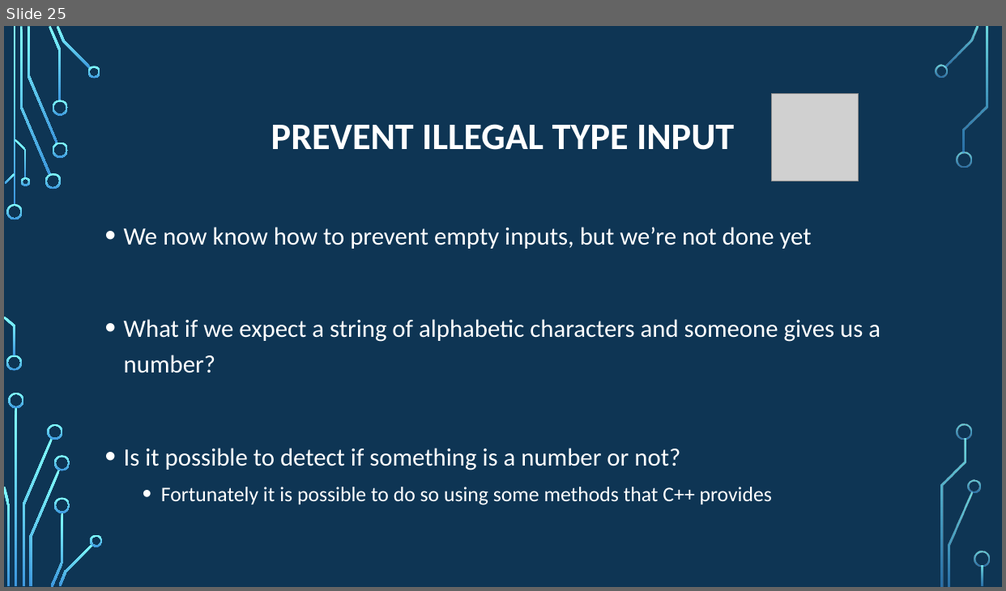
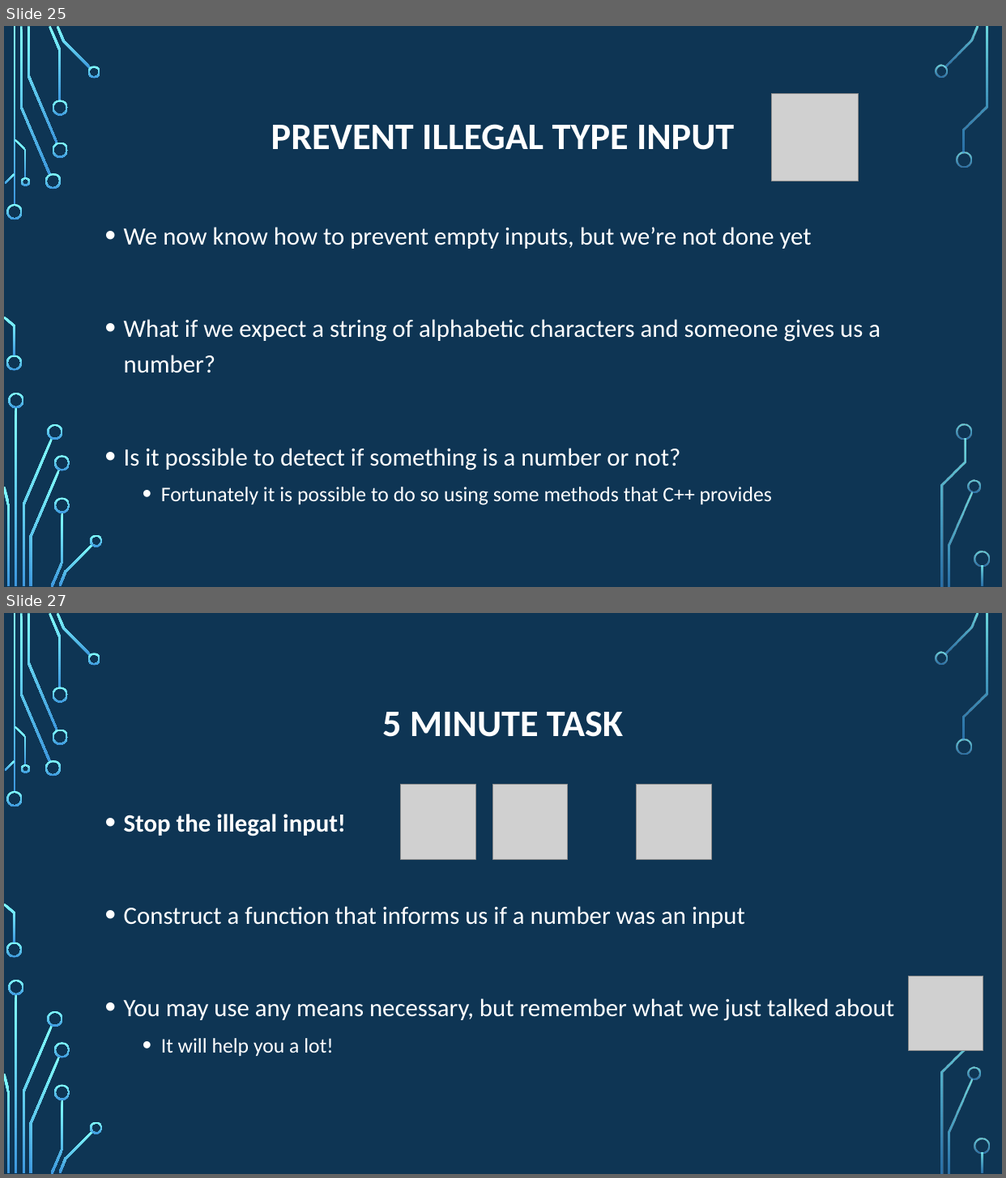
Before and after one commit to psypdt/ZIS_C-_Summer_Course_2019, a slide deck: Day_4/Day_4.pptx. Shown one above the other, each under a label of ours: slide 25 before the commit, slides 25 and 27 after it; the slides between them are not shown. The pictures are 1006x591 and 1006x1178 pixels, drawn with LibreOffice and Linux fonts; fonts in the diff are those of the drawing; grey boxes stand for pictures; background and template pictures are left out. Boxes give left, top, right and bottom in pixels: in the first picture for what was removed or moved away, otherwise in the second. Text is boxed around its words. In the diff, an @@ line names an element or a change of style, - is before the commit and + after.

```diff
--- a/Day_4/Day_4.pptx
+++ b/Day_4/Day_4.pptx
@@ slide 27 added at <box>4,613,1002,1174</box>, background picture (left out); not listed: 35 template elements that a slide beside it also shows @@
@@ title added at <box>382,711,623,737</box>, 36 pt, text #FFFFFF, bold @@
+5 MINUTE TASK
@@ picture added at <box>401,785,475,859</box> @@
@@ picture added at <box>493,785,568,859</box> @@
@@ picture added at <box>637,785,711,859</box> @@
@@ text added at <box>124,814,894,1056</box>, 24 pt, text #FFFFFF @@
+• Stop the illegal input!
+• Construct a function that informs us if a number was an input
+• You may use any means necessary, but remember what we just talked about
+  • It will help you a lot!
@@ picture added at <box>908,976,983,1051</box> @@
```
Also in this commit, not shown: 2 slides changed, 2 other slides added, 1 other file.
